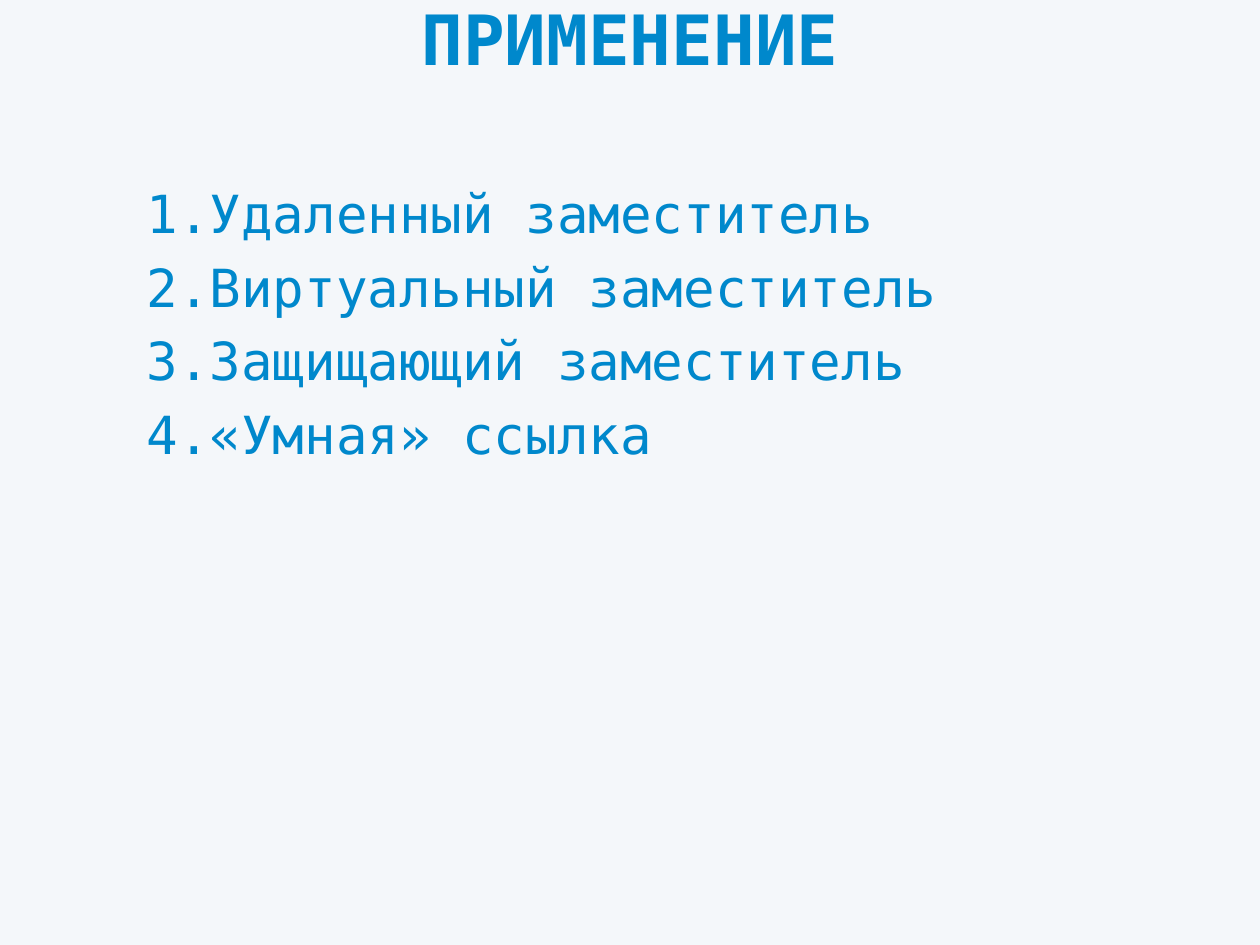
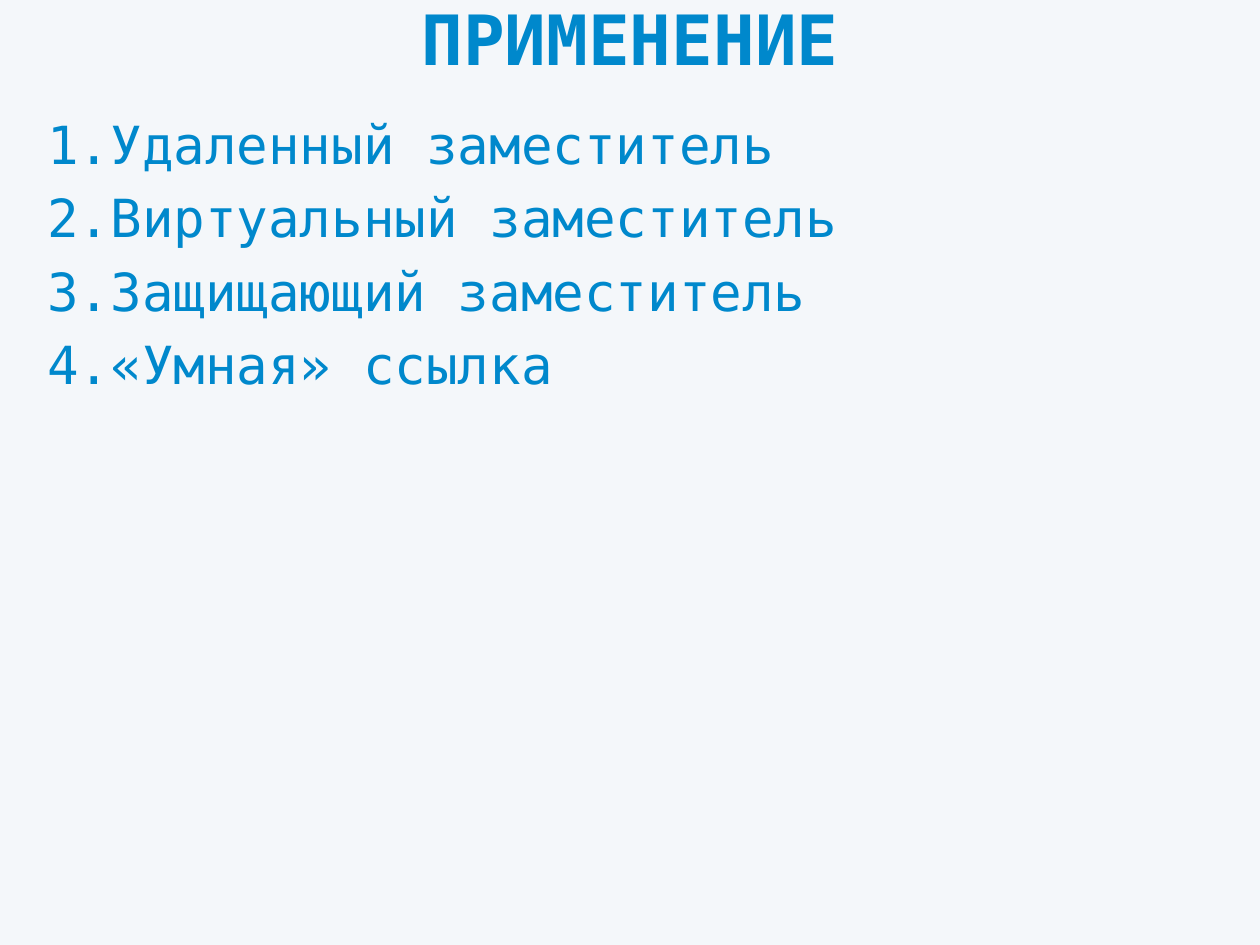
Before and after one commit to dipiash/proxy_pattern, a slide deck: slide 6 of Presentation.pptx (slide 4 before the commit). Drawn at 1260x945 pixels with LibreOffice and Linux fonts; fonts in the diff are those of the drawing. Boxes give left, top, right and bottom in pixels: in the first picture for what was removed or moved away, otherwise in the second. Text is boxed around its words. In the diff, an @@ line names an element or a change of style, - is before the commit and + after.

```diff
--- a/Presentation.pptx
+++ b/Presentation.pptx
@@ subtitle "Удаленный заместитель": place and size @@
-subtitle "Удаленный заместитель" at bbox=[146, 191, 937, 455]
+subtitle "Удаленный заместитель" at bbox=[47, 122, 838, 385]
```
Also in this commit, not shown: 7 other slides changed, 6 slides added.
